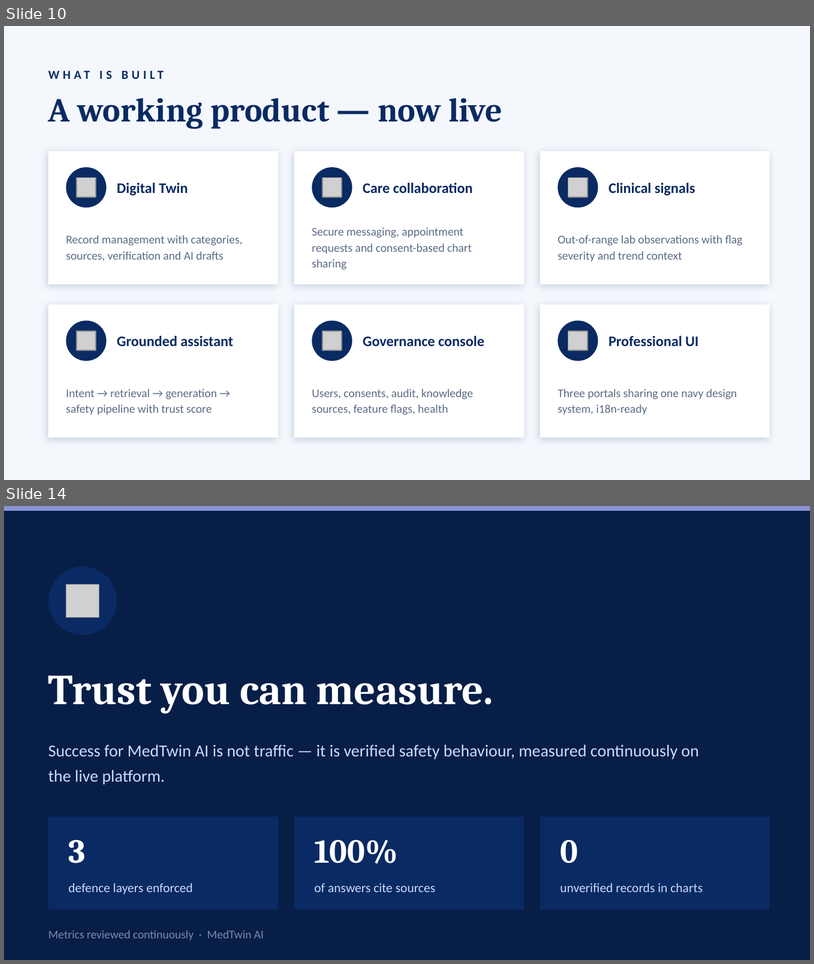
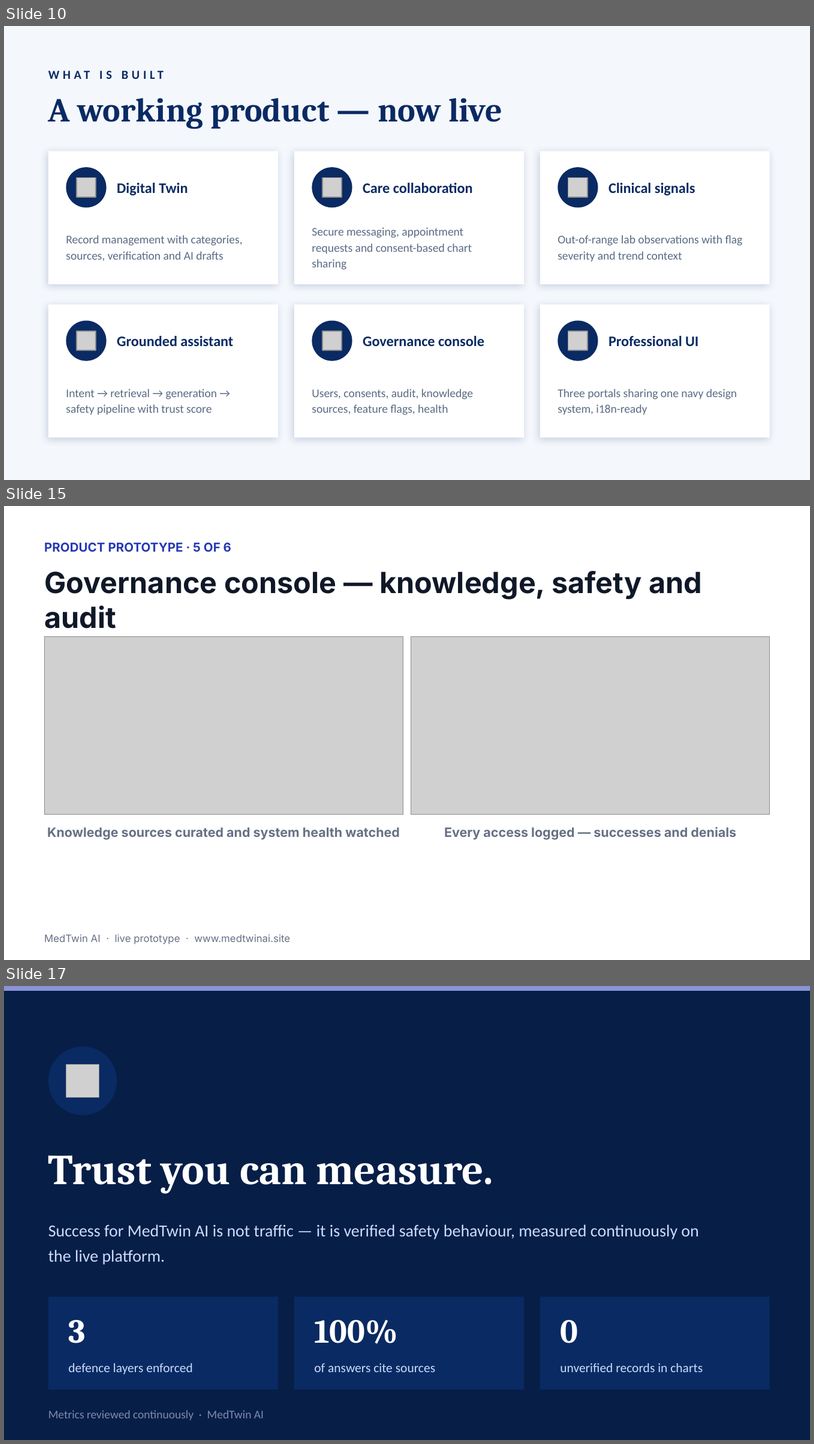
Before and after one commit to simul49/MedTwin-AI, a slide deck: MedTwin-AI-Presentation.pptx. Shown one above the other, each under a label of ours: slides 10 and 14 before the commit, slides 10, 15 and 17 after it; the slides between them are not shown. The pictures are 814x964 and 814x1444 pixels, drawn with LibreOffice and Linux fonts; fonts in the diff are those of the drawing; grey boxes stand for pictures. Boxes give left, top, right and bottom in pixels: in the first picture for what was removed or moved away, otherwise in the second. Text is boxed around its words. In the diff, an @@ line names an element or a change of style, - is before the commit and + after.

Commit message:
docs: full-project prototype walkthrough in deck (clinician, admin, consent, landing)

```diff
--- a/MedTwin-AI-Presentation.pptx
+++ b/MedTwin-AI-Presentation.pptx
@@ slide 15 added at [4,506,810,960], background #FFFFFF @@
@@ text added at [44,543,231,552], 11 pt, text #2539B4, bold @@
+PRODUCT PROTOTYPE · 5 OF 6
@@ text added at [44,571,702,628], 26 pt, text #101828, bold @@
+Governance console — knowledge, safety and audit
@@ picture added at [44,637,403,814] @@
@@ picture added at [411,637,770,814] @@
@@ text added at [47,827,400,840], 11.5 pt, text #667085, bold @@
+Knowledge sources curated and system health watched
@@ text added at [444,826,737,840], 11.5 pt, text #667085, bold @@
+Every access logged — successes and denials
@@ text added at [44,934,290,944], 9 pt, text #667085 @@
+MedTwin AI · live prototype · www.medtwinai.site
@@ what was slide 14 is now slide 17 @@
```
Also in this commit, not shown: 3 slides changed, 2 other slides added.
